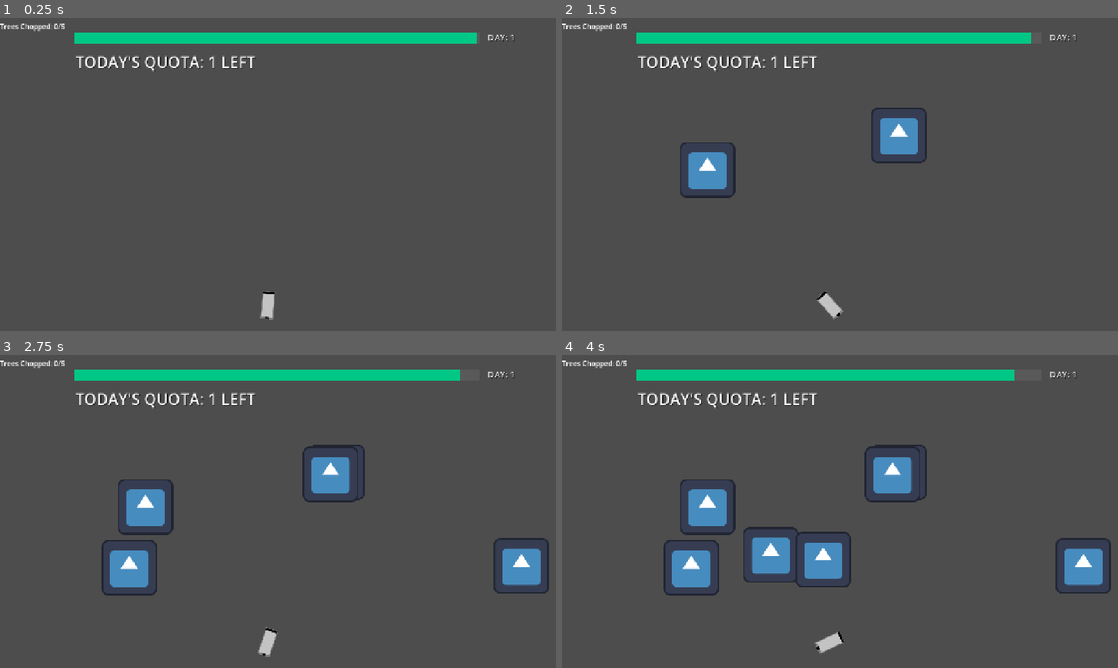
Above: before the commit, frames 1-4 (two rows, left to right).
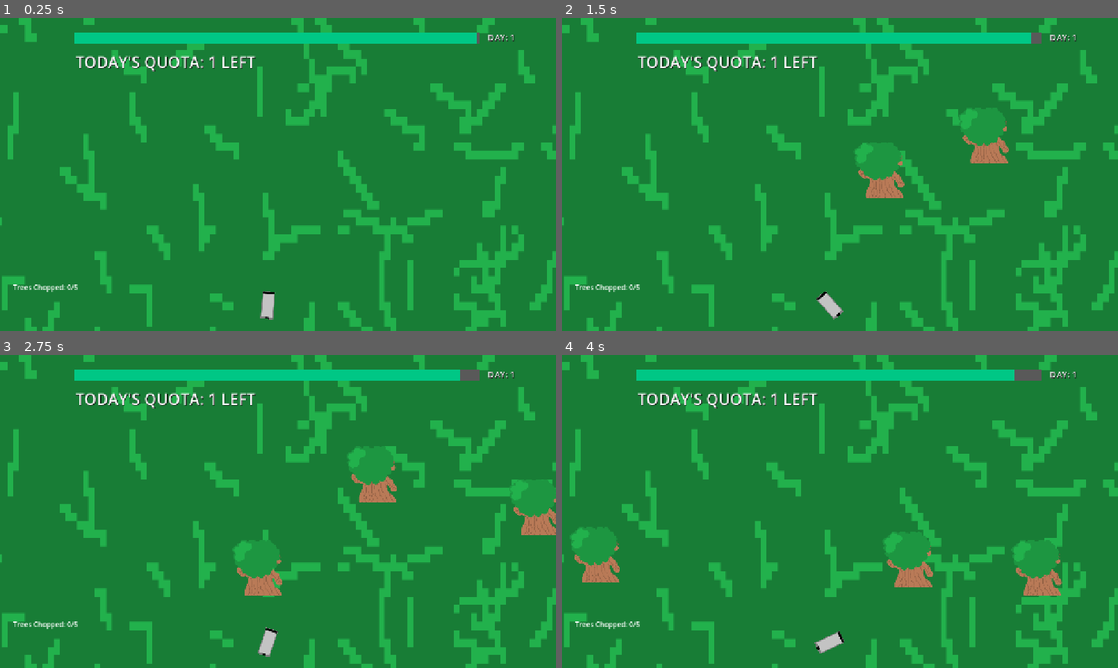
Above: after the commit, the same moments.

Repository: KeaganErasmus/Clod-Godo-Wild-Jam-99
Game: Godot game, scene res://Scenes/Chopping/chopping.tscn
Two runs of this game, one before a commit and one after it. Both use one fixed random seed, a clock stepped at 60 frames per second and the inputs below. This scene is started directly instead of the project's main scene. The engine's default icon, where the game draws it, is replaced by a stand-in: a white triangle on a blue panel in a dark square.
Inputs (mouse positions are in pixels of both pictures, inside the frame that each line leads up to):
- Up to frame 1 (0.25 s): no input
- Up to frame 2 (1.5 s): tap Enter at 0.5 s; move the mouse to (962, 158) at 0.52 s; hold D (move_right) 0.53-1.28 s; hold Space (magnetize) 0.53-1.28 s; click (962, 158) at 0.67 s; move the mouse to (728, 190) at 1.27 s; hold S (move_down) from 1.28 s (still down); tap 1 (num_1) at 1.35 s
- Up to frame 3 (2.75 s): move the mouse to (333, 442) at 2.02 s; release S (move_down) at 2.03 s; hold D (move_right) from 2.03 s (still down); tap 2 (num_2) at 2.1 s
- Up to frame 4 (4 s): move the mouse to (812, 574) at 2.77 s; release D (move_right) at 2.78 s; hold W (move_up) 2.78-3.53 s; tap 3 (num_3) at 2.85 s; click (812, 574) at 2.92 s; move the mouse to (1006, 558) at 3.52 s; hold A (move_left) from 3.53 s (still down); tap 4 (num_4) at 3.6 s

The runs differ from the first frame. In frame 1, 97% of the frame differs, in the area x 0-100%, y 0-100%; in frame 2, 97%; in frame 3, 97%; in frame 4, 97%.

Commit message:
feat(): added some art to chopping scene

Diff:
--- a/Scenes/Chopping/chopping.tscn
+++ b/Scenes/Chopping/chopping.tscn
@@ -4,9 +4,16 @@
 [ext_resource type="PackedScene" uid="uid://bwgf3ca7d8ccj" path="res://Scenes/Chopping/chopping_ui.tscn" id="3_qgshr"]
 [ext_resource type="PackedScene" uid="uid://drhyt1ky4ohlt" path="res://Scenes/Chopping/gun.tscn" id="3_r2x86"]
 [ext_resource type="PackedScene" uid="uid://n7w243o1qxms" path="res://global_ui.tscn" id="4_qgshr"]
+[ext_resource type="Texture2D" uid="uid://cydfwl2xxba80" path="res://Scenes/Chopping/art/chopping-bg.png" id="5_kuael"]
 
 [node name="Chopping" type="Node2D" unique_id=175067066]
 script = ExtResource("1_uxvc8")
+tree_spawn_timer = 2.0
+
+[node name="Bg" type="Sprite2D" parent="." unique_id=872307794]
+position = Vector2(634, 239)
+scale = Vector2(1.2399976, 1.96)
+texture = ExtResource("5_kuael")
 
 [node name="Gun" parent="." unique_id=919306125 instance=ExtResource("3_r2x86")]
 position = Vector2(616, 661)
@@ -23,6 +30,8 @@
 position = Vector2(1229, 508)
 
 [node name="ChoppingUI" parent="." unique_id=1574637942 instance=ExtResource("3_qgshr")]
+offset = Vector2(30, 600)
+transform = Transform2D(1, 0, 0, 1, 30, 600)
 
 [node name="GlobalUI" parent="." unique_id=880697242 instance=ExtResource("4_qgshr")]
 
--- a/tree.gd
+++ b/tree.gd
@@ -4,6 +4,24 @@
 @onready var p_emitter = $MuzzleParticle
 
 var active: bool = true
+
+var left: bool = false
+
+var move_speed: int = 400
+
+func _ready() -> void:
+	var rand = randi()
+	if rand % 2 == 0:
+		left = false
+	else:
+		left = true
+
+func _process(delta: float) -> void:
+	#wiggle(delta)
+	if left:
+		position.x -= move_speed * delta
+	else:
+		position.x += move_speed * delta
 
 func _on_area_2d_area_entered(area: Area2D) -> void:
 	var ob := area.get_parent()
@@ -21,3 +39,7 @@
 
 func clear() -> void:
 	queue_free()
+
+
+func wiggle(delta: float) -> void:
+	$Sprite2D.rotate(lerpf(0, 0.5, delta))
--- a/tree.tscn
+++ b/tree.tscn
@@ -1,7 +1,7 @@
 [gd_scene format=3 uid="uid://j1c1mkqr5hid"]
 
-[ext_resource type="Texture2D" uid="uid://c0ilb0t7qpkbj" path="res://icon.svg" id="1_brfkd"]
 [ext_resource type="Script" uid="uid://cfj66rm3yqcr6" path="res://tree.gd" id="1_nnvrw"]
+[ext_resource type="Texture2D" uid="uid://c0nfftf0qegpn" path="res://Scenes/Chopping/art/tree.png" id="2_nnvrw"]
 
 [sub_resource type="Gradient" id="Gradient_nnvrw"]
 colors = PackedColorArray(1, 1, 1, 1, 1, 1, 1, 0)
@@ -34,7 +34,7 @@
 hue_variation_max = 1.0
 
 [node name="Sprite2D" type="Sprite2D" parent="." unique_id=1432806300]
-texture = ExtResource("1_brfkd")
+texture = ExtResource("2_nnvrw")
 
 [node name="Area2D" type="Area2D" parent="." unique_id=167274816]
 
Binary file added: Scenes/Chopping/art/chopping-bg.png
Not shown, added: Scenes/Chopping/art/chopping-bg.png.import
Binary file added: Scenes/Chopping/art/tree.png
Not shown, added: Scenes/Chopping/art/tree.png.import
